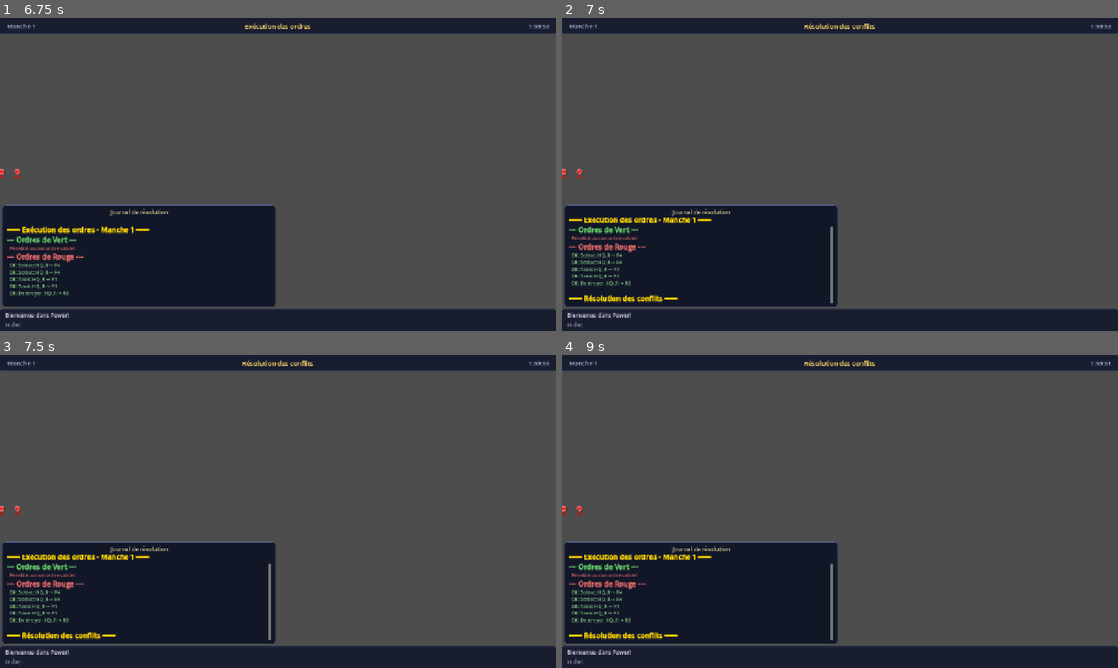
Above: before the commit, frames 1-4 (two rows, left to right).
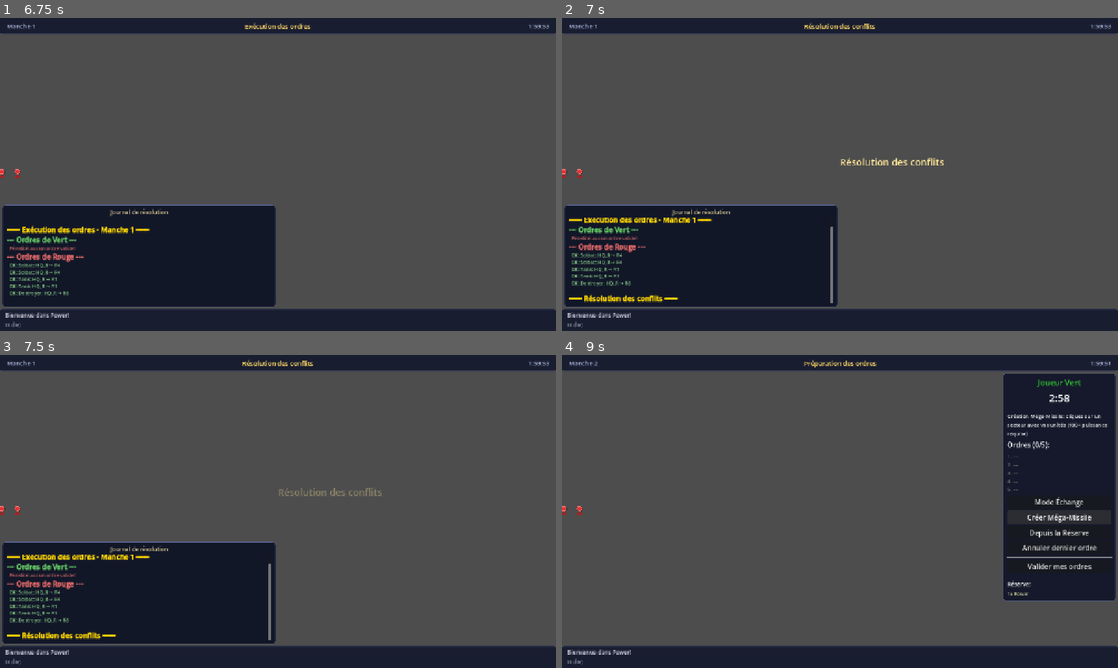
Above: after the commit, the same moments.

Repository: Njko/power_the_game
Game: Godot game, scene res://scenes/main.tscn
Same seed, same stepped clock (60 frames per second), same inputs: the game is played once before the commit and once after it.
Inputs (mouse positions are in pixels of both pictures, inside the frame that each line leads up to):
- Up to frame 1 (6.75 s): click "1 vs 1 Duel" at 0.5 s; click "Mode Échange" at 1.25 s; click "Créer Méga-Missile" at 2 s; click "Mode Échange" at 2.75 s; click "Depuis la Réserve" at 3.5 s; click "Mode Échange" at 4.25 s; click "Annuler dernier ordre" at 5 s; click "Valider mes ordres" at 5.75 s; tap Enter (ui_accept) at 6.5 s; move the mouse to (400, 158) at 6.52 s; click (400, 158) at 6.67 s
- Up to frame 2 (7 s): tap Enter (ui_accept) at 6.77 s
- Up to frame 3 (7.5 s): drag from (166, 527) to (250, 574) at 7.27 s
- Up to frame 4 (9 s): click (1056, 492) at 8 s, where only the run after the commit has a clickable "Mode Échange"; click (1056, 508) at 8.75 s, where only the run after the commit has a clickable "Créer Méga-Missile"

Frame 1 is identical in both runs. In frame 2, 0.2% of the frame differs, in the area x 50-69%, y 44-48%; in frame 3, 0.2%; in frame 4, 30%, in the area x 0-100%, y 1-93%.
Error before the commit: Cannot call method 'get_children' on a previously freed instance. (res://scripts/ui/animation_manager.gd:463)

Commit message:
fix: critical cleanup bug, encapsulation, remove dead code
Co-Authored-By: Claude Sonnet 4.6 <noreply@anthropic.com>

Diff:
--- a/scripts/board/board_3d.gd
+++ b/scripts/board/board_3d.gd
@@ -67,10 +67,10 @@
 	camera.fov = 50.0
 	add_child(camera)
 
-	# Éclairage minimal
-	var light := DirectionalLight3D.new()
-	light.rotation_degrees = Vector3(-45, 30, 0)
-	add_child(light)
+
+func get_all_sector_ids() -> Array:
+	## Retourne tous les sector_ids connus.
+	return _grid_positions.keys()
 
 func _build_grid_positions() -> void:
 	## Copie les positions grille du BoardRenderer (pixel) et les reconvertit en coordonnées grille.
--- a/scripts/board/board_renderer.gd
+++ b/scripts/board/board_renderer.gd
@@ -3,8 +3,6 @@
 
 ## Rendu visuel du plateau de jeu Power - version polie.
 
-signal sector_clicked(sector_id: String)
-signal sector_hovered(sector_id: String)
 
 const CELL_SIZE := 55.0
 const CELL_PADDING := 2.0
--- a/scripts/ui/animation_manager.gd
+++ b/scripts/ui/animation_manager.gd
@@ -27,9 +27,9 @@
 var _screen_overlay: CanvasLayer
 
 func _ready() -> void:
-	# En mode 3D, AnimationManager est dans un CanvasLayer overlay.
-	# Les animations sont en coordonnées écran (projetées par Board3D).
-	_world_overlay = self  # On utilise soi-même comme overlay (déjà dans un CanvasLayer)
+	# Conteneur pour les animations en coordonnées monde (projetées par Board3D)
+	_world_overlay = Node2D.new()
+	add_child(_world_overlay)
 
 	_screen_overlay = CanvasLayer.new()
 	_screen_overlay.layer = 50
--- a/scripts/units/unit_renderer.gd
+++ b/scripts/units/unit_renderer.gd
@@ -27,7 +27,7 @@
 	var positions: Dictionary = {}
 
 	if position_source_3d:
-		for sector_id in board_3d._grid_positions:
+		for sector_id in board_3d.get_all_sector_ids():
 			positions[sector_id] = board_3d.get_sector_screen_position(sector_id)
 	elif board_renderer != null:
 		positions = board_renderer.sector_positions
